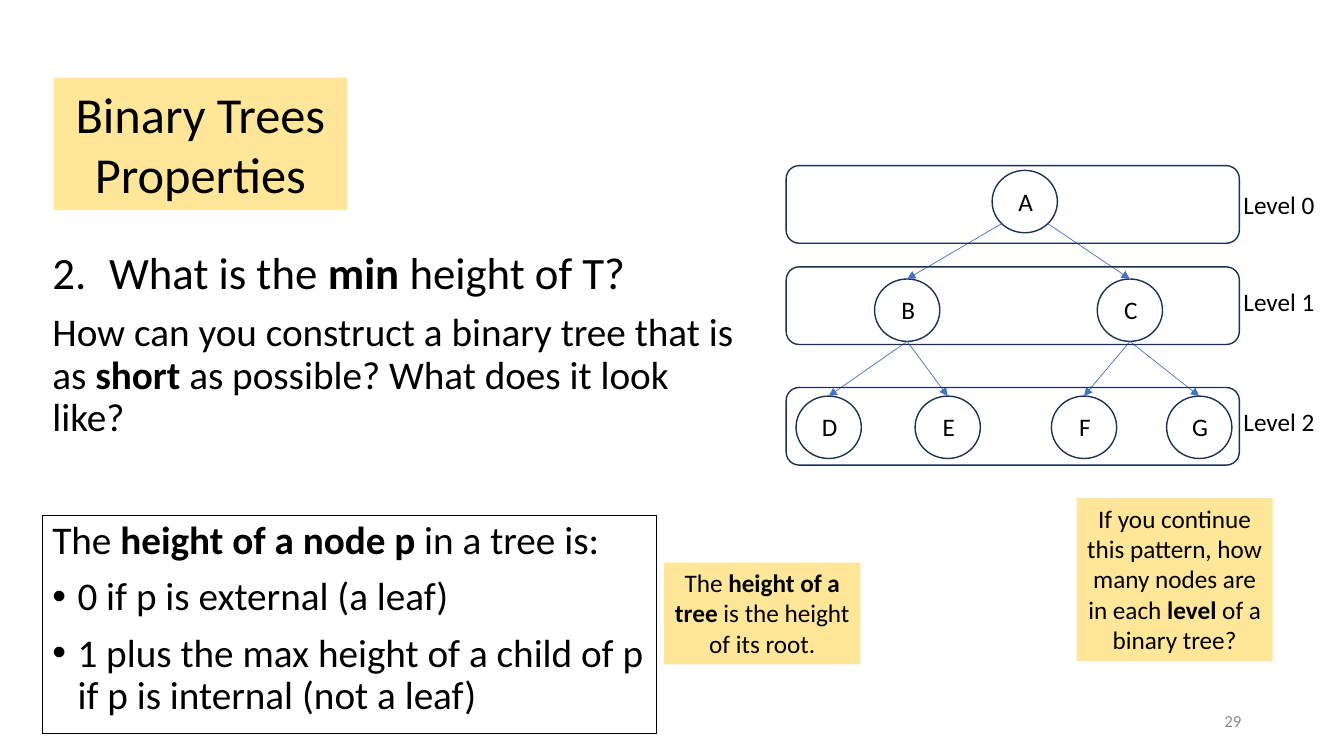
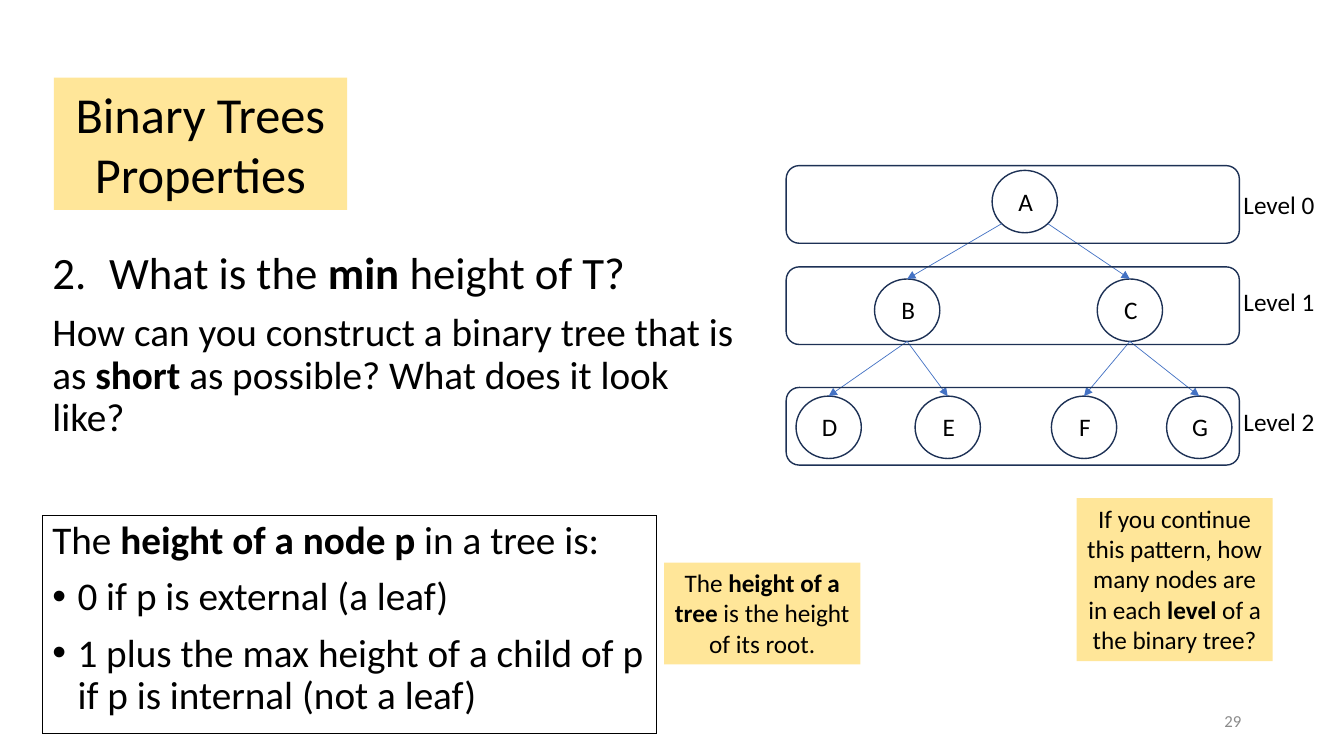
Before and after one commit to tjd1234/cmpt225fall2023, a slide deck: slide 29 of lecture_notes/week6/week6_trees.pptx. Drawn at 1344x756 pixels with LibreOffice and Linux fonts; fonts in the diff are those of the drawing. Boxes give left, top, right and bottom in pixels: in the first picture for what was removed or moved away, otherwise in the second. Text is boxed around its words. In the diff, an @@ line names an element or a change of style, - is before the commit and + after.

```diff
--- a/lecture_notes/week6/week6_trees.pptx
+++ b/lecture_notes/week6/week6_trees.pptx
@@ text in rectangle at [1087,510,1261,653]: text changed @@
-If you continue this pattern, how many nodes are in each level of a binary tree?
+If you continue this pattern, how many nodes are in each level of a the binary tree?
```
Also in this commit, not shown: 2 other slides changed.
